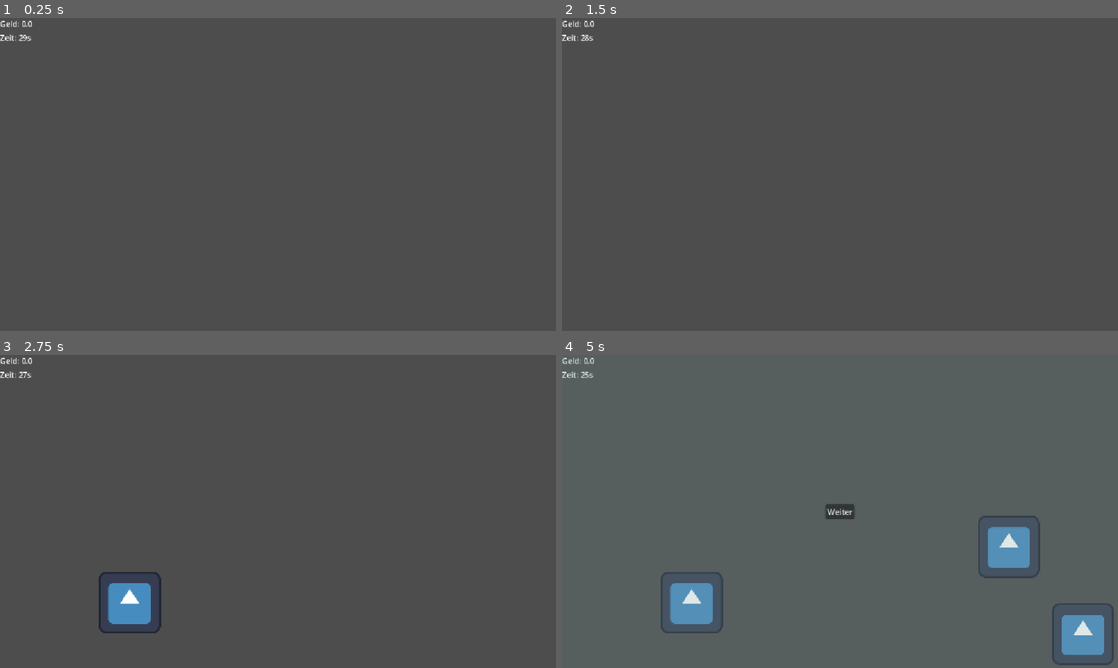
Above: before the commit, frames 1-4 (two rows, left to right).
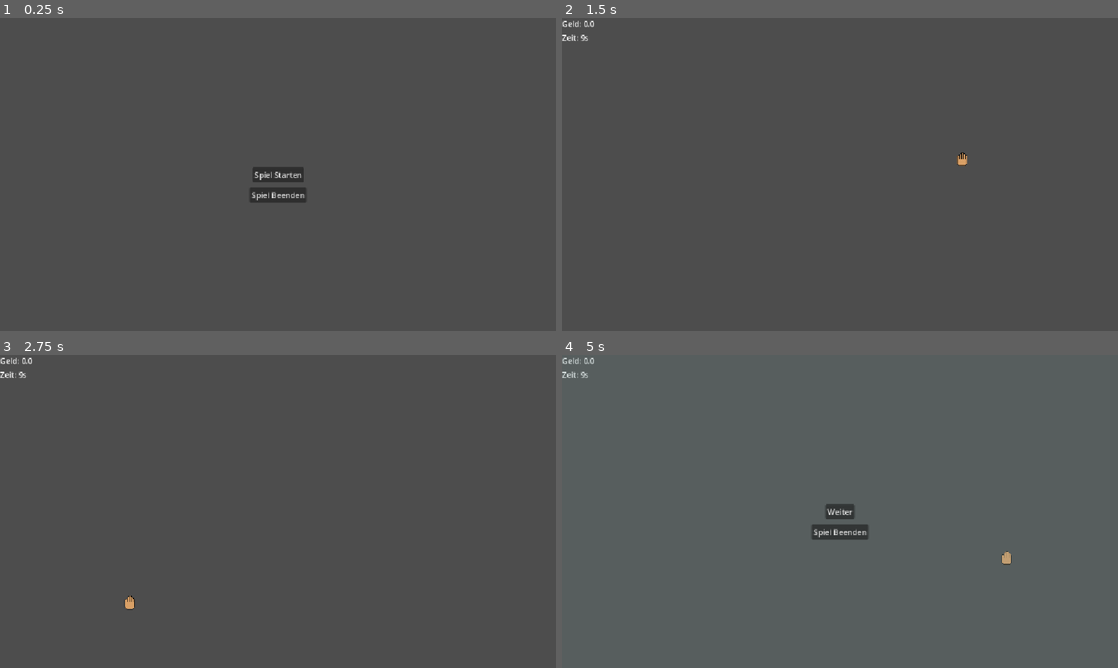
Above: after the commit, the same moments.

Repository: Stormez1998/Bugillionaire
Game: Godot game, scene res://scenes/ui/MainMenu.tscn
Two runs of this game, one before a commit and one after it. Both use one fixed random seed, a clock stepped at 60 frames per second and the inputs below. Before the commit the project starts from res://scenes/levels/MainLevel.tscn. The engine's default icon, where the game draws it, is replaced by a stand-in: a white triangle on a blue panel in a dark square.
Inputs (mouse positions are in pixels of both pictures, inside the frame that each line leads up to):
- Up to frame 1 (0.25 s): no input
- Up to frame 2 (1.5 s): click (840, 174) at 0.5 s, where only the run after the commit has a clickable "Spiel Starten"; tap Enter at 1.25 s; move the mouse to (962, 158) at 1.27 s; tap R at 1.35 s; click (962, 158) at 1.42 s
- Up to frame 3 (2.75 s): tap Space at 2 s; move the mouse to (127, 602) at 2.02 s; tap R at 2.1 s; click (127, 602) at 2.17 s
- Up to frame 4 (5 s): tap Enter at 2.75, 4.25 s; move the mouse to (895, 442) at 2.77 s; tap R at 2.85, 3.6, 4.35 s; click (895, 442) at 2.92 s; tap Space at 3.5 s; move the mouse to (1006, 545) at 3.52 s; click (1006, 545) at 3.67 s; move the mouse to (1006, 558) at 4.27 s; click (1006, 558) at 4.42 s; tap Escape (ui_cancel) at 4.9 s

The runs differ from the first frame. In frame 1, 0.9% of the frame differs, in the area x 0-55%, y 0-59%; in frame 2, 0.1%; in frame 3, 1.3%; in frame 4, 4.1%, in the area x 3-100%, y 5-100%.

Commit message:
Minimal Update

Diff:
--- a/GD/project.godot
+++ b/GD/project.godot
@@ -11,7 +11,7 @@
 [application]
 
 config/name="Bugillionaire"
-run/main_scene="uid://bqsnulerknhw4"
+run/main_scene="uid://brdt48wna3oys"
 config/features=PackedStringArray("4.7", "GL Compatibility")
 config/icon="res://assets/sprites/icon.svg"
 
--- /dev/null
+++ b/GD/scenes/entities/Hand.tscn
@@ -0,0 +1,10 @@
+[gd_scene format=3 uid="uid://bvnuaeyy612ov"]
+
+[ext_resource type="Script" uid="uid://cw3v6eikic0wj" path="res://scripts/entities/hand.gd" id="1_wyapm"]
+[ext_resource type="Texture2D" uid="uid://b84x2n5nb0mh5" path="res://assets/sprites/Handv1.png" id="2_03ryf"]
+
+[node name="Hand" type="Node2D" unique_id=1326126058]
+script = ExtResource("1_wyapm")
+
+[node name="Sprite2D" type="Sprite2D" parent="." unique_id=1047972867]
+texture = ExtResource("2_03ryf")
--- a/GD/scenes/entities/Insect.tscn
+++ b/GD/scenes/entities/Insect.tscn
@@ -16,4 +16,10 @@
 position = Vector2(0, 0.25)
 shape = SubResource("RectangleShape2D_jk7c4")
 
+[node name="LifeBar" type="ProgressBar" parent="." unique_id=1448884961]
+offset_left = -64.0
+offset_top = 76.0
+offset_right = 65.0
+offset_bottom = 103.0
+
 [connection signal="input_event" from="." to="." method="_on_input_event"]
--- a/GD/scenes/levels/MainLevel.tscn
+++ b/GD/scenes/levels/MainLevel.tscn
@@ -3,6 +3,7 @@
 [ext_resource type="Script" uid="uid://b4f3x3nbenyo0" path="res://scripts/levels/MainLevel.gd" id="1_ngxpg"]
 [ext_resource type="PackedScene" uid="uid://cqcsbnglcyyui" path="res://scenes/ui/UI.tscn" id="2_mk31d"]
 [ext_resource type="PackedScene" uid="uid://bc260yk2xpu0o" path="res://scenes/ui/PauseMenu.tscn" id="3_uc4y6"]
+[ext_resource type="PackedScene" uid="uid://bvnuaeyy612ov" path="res://scenes/entities/Hand.tscn" id="4_xvlhx"]
 
 [node name="MainLevel" type="Node2D" unique_id=2085024147]
 script = ExtResource("1_ngxpg")
@@ -11,13 +12,15 @@
 wait_time = 1.5
 autostart = true
 
+[node name="Hand" parent="InsectSpawner" unique_id=1326126058 instance=ExtResource("4_xvlhx")]
+
 [node name="Ui" parent="." unique_id=1479590 instance=ExtResource("2_mk31d")]
 
 [node name="PauseMenu" parent="." unique_id=1887962413 instance=ExtResource("3_uc4y6")]
 visible = false
 
 [node name="RoundTimer" type="Timer" parent="." unique_id=1558781570]
-wait_time = 30.0
+wait_time = 10.0
 one_shot = true
 autostart = true
 
--- a/GD/scenes/ui/MainMenu.tscn
+++ b/GD/scenes/ui/MainMenu.tscn
@@ -26,4 +26,20 @@
 grow_vertical = 2
 text = "Spiel Starten"
 
+[node name="btn_game_quit" type="Button" parent="." unique_id=1241906413]
+layout_mode = 1
+anchors_preset = 8
+anchor_left = 0.5
+anchor_top = 0.5
+anchor_right = 0.5
+anchor_bottom = 0.5
+offset_left = -53.5
+offset_top = 26.5
+offset_right = 53.5
+offset_bottom = 57.5
+grow_horizontal = 2
+grow_vertical = 2
+text = "Spiel Beenden"
+
 [connection signal="pressed" from="btn_game_start" to="." method="_on_btn_game_start_pressed"]
+[connection signal="pressed" from="btn_game_quit" to="." method="_on_btn_game_quit_pressed"]
--- a/GD/scenes/ui/PauseMenu.tscn
+++ b/GD/scenes/ui/PauseMenu.tscn
@@ -10,11 +10,14 @@
 script = ExtResource("1_vb6pq")
 
 [node name="Panel" type="Panel" parent="." unique_id=1828204126]
-offset_right = 1153.0
-offset_bottom = 650.0
+offset_left = -462.0
+offset_top = -323.0
+offset_right = 691.0
+offset_bottom = 327.0
+scale = Vector2(1.9423004, 3.1549172)
 theme_override_styles/panel = SubResource("StyleBoxFlat_shskd")
 
-[node name="Button" type="Button" parent="." unique_id=372541040]
+[node name="btn_game_resume" type="Button" parent="." unique_id=372541040]
 anchors_preset = 8
 anchor_left = 0.5
 anchor_top = 0.5
@@ -28,4 +31,19 @@
 grow_vertical = 2
 text = "Weiter"
 
-[connection signal="pressed" from="Button" to="." method="_on_button_pressed"]
+[node name="btn_game_quit" type="Button" parent="." unique_id=1780813422]
+anchors_preset = 8
+anchor_left = 0.5
+anchor_top = 0.5
+anchor_right = 0.5
+anchor_bottom = 0.5
+offset_left = -53.5
+offset_top = 26.5
+offset_right = 53.5
+offset_bottom = 57.5
+grow_horizontal = 2
+grow_vertical = 2
+text = "Spiel Beenden"
+
+[connection signal="pressed" from="btn_game_resume" to="." method="_on_btn_game_resume_pressed"]
+[connection signal="pressed" from="btn_game_quit" to="." method="_on_btn_game_quit_pressed"]
--- a/GD/scenes/ui/UI.tscn
+++ b/GD/scenes/ui/UI.tscn
@@ -8,10 +8,10 @@
 [node name="MoneyLabel" type="Label" parent="." unique_id=1151308318]
 offset_right = 67.0
 offset_bottom = 23.0
-text = "Zeit: 60s"
+text = "Geld: "
 
 [node name="TimeLabel" type="Label" parent="." unique_id=1541020582]
 offset_top = 29.0
 offset_right = 57.0
 offset_bottom = 52.0
-text = "Zeit: 60s"
+text = "Zeit: "
--- a/GD/scripts/entities/Insect.gd
+++ b/GD/scripts/entities/Insect.gd
@@ -1,10 +1,16 @@
 extends Area2D
 
 var health: float = 3.0
+var max_health: float = 3.0
+
+@onready var life_bar: ProgressBar = $LifeBar
+
 
 func _ready() -> void:
-	# Bestätigt, dass das Objekt erfolgreich geladen wurde
-	print("Insekt gespawnt. Start-HP: ", health)
+	# Initialisiert den Lebensbalken mit den korrekten Werten
+	life_bar.max_value = max_health
+	life_bar.value = health
+	life_bar.show_percentage = false
 
 func _on_input_event(viewport: Node, event: InputEvent, shape_idx: int) -> void:
 	# Prüft, ob das Event ein Mausklick (linke Taste) ist und gerade heruntergedrückt wird
@@ -13,12 +19,8 @@
 
 func take_damage(amount: float) -> void:
 	health -= amount
-	print("Klick registriert! Schaden: ", amount, " | Verbleibende HP: ", health)
+	life_bar.value = health # Balken aktualisieren
 
 	if health <= 0.0:
-		print("Insekt eliminiert! Sende Belohnung an GameState...")
-
-		# Ruft die globale Methode auf und übergibt z.B. 5.0 als Belohnung
 		GameState.add_money(5.0)
-
 		queue_free()
--- /dev/null
+++ b/GD/scripts/entities/hand.gd
@@ -0,0 +1,13 @@
+extends Node2D
+
+var damage: float = 1.0
+var is_player_cursor: bool = true # Gibt an, ob diese Hand von der Maus gesteuert wird
+
+func _process(delta: float) -> void:
+	if is_player_cursor:
+		# Die Hand folgt exakt der Mausposition
+		global_position = get_global_mouse_position()
+
+# Spätere Ausbaustufe für Upgrades (Auto-Klicker):
+# func _on_auto_attack_timer_timeout():
+#     Finde Insekt in der Nähe und füge 'damage' zu
--- a/GD/scripts/levels/MainLevel.gd
+++ b/GD/scripts/levels/MainLevel.gd
@@ -28,3 +28,11 @@
 	insect_spawner.stop() # Stoppt den umbenannten Spawner
 	time_label.text = "Zeit: 0s"
 	print("Runde beendet! InsectSpawner wurde gestoppt.")
+
+#DEV-FEATURE! Instant restart mit "R"-Taste
+func _unhandled_input(event: InputEvent) -> void:
+	# Prüft, ob die Aktion "ui_text_completion_replace" (oft 'R') gedrückt wurde
+	# Alternativ in den Project Settings einen eigenen Input "restart" anlegen.
+	if event is InputEventKey and event.keycode == KEY_R and event.pressed:
+		print("Instant Neustart ausgelöst!")
+		get_tree().reload_current_scene()
--- a/GD/scripts/ui/main_menu.gd
+++ b/GD/scripts/ui/main_menu.gd
@@ -3,7 +3,12 @@
 func _ready() -> void:
 	print("[MainMenu] Geladen. Warte auf Benutzereingabe.")
 
-func _on_button_pressed() -> void:
+func _on_btn_game_start_pressed() -> void:
 	print("[MainMenu] Start-Button geklickt. Wechsle zu MainLevel...")
 	# Lädt die Hauptspielszene und ersetzt das aktuelle Menü im Speicher
 	get_tree().change_scene_to_file("res://scenes/levels/MainLevel.tscn")
+
+
+func _on_btn_game_quit_pressed() -> void:
+	print("Spiel wird beendet...")
+	get_tree().quit()
--- a/GD/scripts/ui/pause_menu.gd
+++ b/GD/scripts/ui/pause_menu.gd
@@ -22,6 +22,10 @@
 		hide()
 		print("[PauseMenu] Spiel FORTGESETZT.")
 
-func _on_button_pressed() -> void:
+func _on_btn_game_resume_pressed() -> void:
 	print("[PauseMenu] Weiter-Button geklickt.")
 	toggle_pause()
+
+func _on_btn_game_quit_pressed() -> void:
+	print("Spiel wird beendet...")
+	get_tree().quit()
Binary file added: GD/assets/sprites/Handv1.png
Not shown, added: GD/assets/sprites/Handv1.png.import
Not shown, added: GD/scripts/entities/hand.gd.uid
